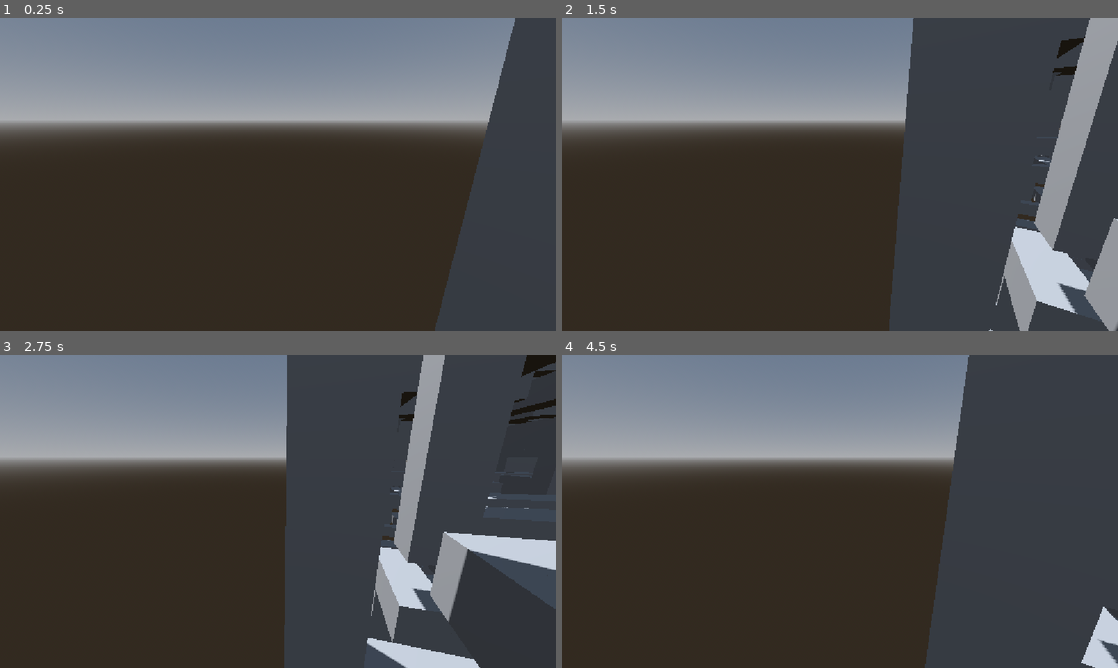
Above: before the commit, frames 1-4 (two rows, left to right).
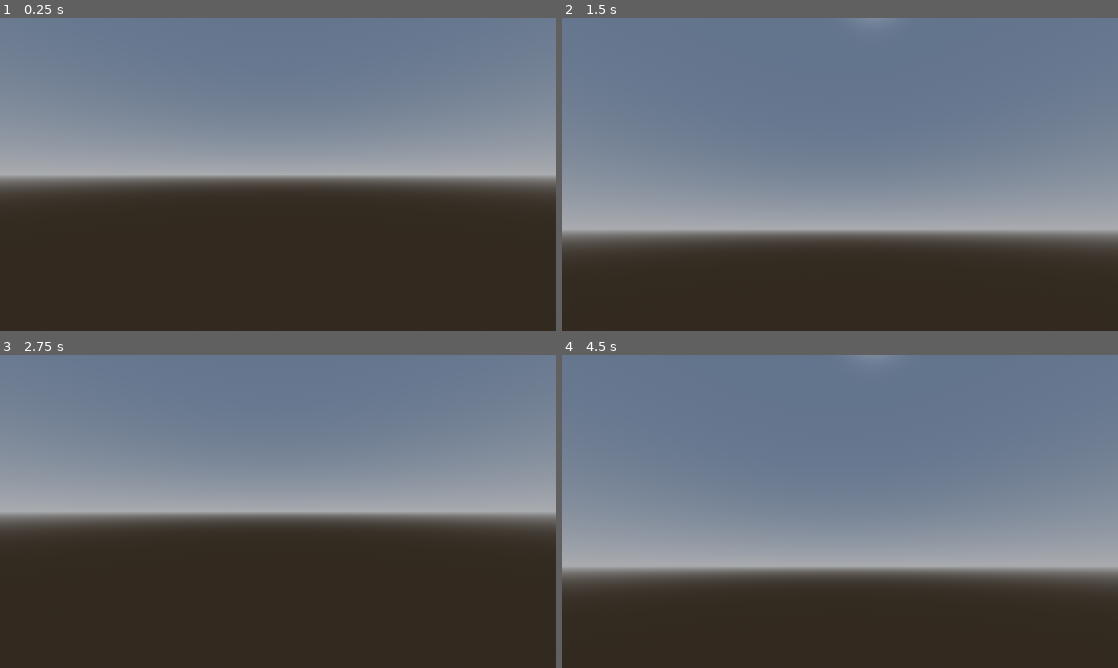
Above: after the commit, the same moments.

Repository: coopermeade-hash/Wall-Crawler
Game: Godot game, scene res://Scenes/game.tscn
Two runs of this game, one before a commit and one after it. Both use one fixed random seed, a clock stepped at 60 frames per second and the inputs below.
Inputs:
- Up to frame 1 (0.25 s): no input
- Up to frame 2 (1.5 s): tap Enter at 0.5 s; hold Right (ui_right) 0.53-1.28 s; hold Page Down (look_down, bound only after the commit) 0.53-1.28 s; tap Page Up (look_up, bound only after the commit) at 0.8, 1.35 s; tap Space at 1.25 s; hold Down (ui_down) from 1.28 s (still down)
- Up to frame 3 (2.75 s): tap Page Down (look_down, bound only after the commit) at 1.55 s; tap Enter at 2 s; release Down (ui_down) at 2.03 s; hold Right (ui_right) from 2.03 s (still down); hold Page Down (look_down, bound only after the commit) from 2.03 s (still down); tap Page Up (look_up, bound only after the commit) at 2.3 s
- Up to frame 4 (4.5 s): tap Space at 2.75, 4.25 s; release Right (ui_right) at 2.78 s; release Page Down (look_down, bound only after the commit) at 2.78 s; hold Up (ui_up) 2.78-3.53 s; tap Page Up (look_up, bound only after the commit) at 2.85, 3.8, 4.35 s; tap Page Down (look_down, bound only after the commit) at 3.05 s; tap Enter at 3.5 s; hold Page Down (look_down, bound only after the commit) 3.53-4.28 s; hold Left (ui_left) from 3.53 s (still down)

The runs differ from the first frame. In frame 1, 44% of the frame differs, in the area x 0-100%, y 0-100%; in frame 2, 73%; in frame 3, 61%; in frame 4, 71%.

Commit message:
Added some comments

Diff:
--- a/wall-crawler/Scenes/Map/WorldGen/world_gen.gd
+++ b/wall-crawler/Scenes/Map/WorldGen/world_gen.gd
@@ -1,4 +1,9 @@
 class_name WorldGen extends Node
+
+"""READ ME:
+	This only applies to generating the map. I feel like populating the map randomly,
+	or messing with it programaticly should be done in grid_map.gd
+"""
 
 #The WIDTH, HEIGHT, and LENGTH of the maze. Constants are in caps.
 const WIDTH = 32
--- a/wall-crawler/Scenes/Player.gd
+++ b/wall-crawler/Scenes/Player.gd
@@ -1,12 +1,21 @@
 extends Node3D
 
+@onready var camera = $Camera3D
 
 func _input(event: InputEvent) -> void:
-	if event.is_action_pressed("ui_left"):
+
+	if event.is_action_pressed("turn_left"):
 		rotation_degrees.y += 15
-	elif event.is_action_pressed("ui_right"):
+	elif event.is_action_pressed("turn_right"):
 		rotation_degrees.y -= 15
-	if event.is_action_pressed("ui_up"):
-		position += basis * Vector3.FORWARD
-	if event.is_action_pressed("ui_down"):
-		position += basis * Vector3.BACK
+	elif event.is_action_pressed("look_up"):
+		camera.rotation_degrees.x += 15
+		camera.rotation_degrees.x = clamp(camera.rotation_degrees.x, -90, 90)
+	elif event.is_action_pressed("look_down"):
+		camera.rotation_degrees.x -= 15
+		camera.rotation_degrees.x = clamp(camera.rotation_degrees.x, -90, 90)
+
+	if event.is_action_pressed("move_forward"):
+		position += (self.basis * Vector3.FORWARD).normalized()
+	elif event.is_action_pressed("move_backward"):
+		position += (self.basis * Vector3.BACK).normalized()
--- a/wall-crawler/Scenes/game.tscn
+++ b/wall-crawler/Scenes/game.tscn
@@ -33,5 +33,5 @@
 script = ExtResource("3_wowpa")
 
 [node name="Camera3D" type="Camera3D" parent="Node3D" unique_id=1491092617]
-transform = Transform3D(0.70710677, 0.18301268, -0.68301266, 0, 0.96592575, 0.25881904, 0.70710677, -0.18301268, 0.68301266, 0, 0, 0)
+transform = Transform3D(0.99999994, 0, 0, 0, 0.9999999, 0, 0, 0, 0.99999994, 0, 0, 0)
 current = true
--- a/wall-crawler/project.godot
+++ b/wall-crawler/project.godot
@@ -20,6 +20,39 @@
 window/stretch/mode="canvas_items"
 window/stretch/aspect="expand"
 
+[input]
+
+move_forward={
+"deadzone": 0.2,
+"events": [Object(InputEventKey,"resource_local_to_scene":false,"resource_name":"","device":-1,"window_id":0,"alt_pressed":false,"shift_pressed":false,"ctrl_pressed":false,"meta_pressed":false,"pressed":false,"keycode":0,"physical_keycode":87,"key_label":0,"unicode":119,"location":0,"echo":false,"script":null)
+]
+}
+move_backward={
+"deadzone": 0.2,
+"events": [Object(InputEventKey,"resource_local_to_scene":false,"resource_name":"","device":-1,"window_id":0,"alt_pressed":false,"shift_pressed":false,"ctrl_pressed":false,"meta_pressed":false,"pressed":false,"keycode":0,"physical_keycode":83,"key_label":0,"unicode":115,"location":0,"echo":false,"script":null)
+]
+}
+turn_left={
+"deadzone": 0.2,
+"events": [Object(InputEventKey,"resource_local_to_scene":false,"resource_name":"","device":-1,"window_id":0,"alt_pressed":false,"shift_pressed":false,"ctrl_pressed":false,"meta_pressed":false,"pressed":false,"keycode":0,"physical_keycode":4194319,"key_label":0,"unicode":0,"location":0,"echo":false,"script":null)
+]
+}
+turn_right={
+"deadzone": 0.2,
+"events": [Object(InputEventKey,"resource_local_to_scene":false,"resource_name":"","device":-1,"window_id":0,"alt_pressed":false,"shift_pressed":false,"ctrl_pressed":false,"meta_pressed":false,"pressed":false,"keycode":0,"physical_keycode":4194321,"key_label":0,"unicode":0,"location":0,"echo":false,"script":null)
+]
+}
+look_up={
+"deadzone": 0.2,
+"events": [Object(InputEventKey,"resource_local_to_scene":false,"resource_name":"","device":-1,"window_id":0,"alt_pressed":false,"shift_pressed":false,"ctrl_pressed":false,"meta_pressed":false,"pressed":false,"keycode":0,"physical_keycode":4194323,"key_label":0,"unicode":0,"location":0,"echo":false,"script":null)
+]
+}
+look_down={
+"deadzone": 0.2,
+"events": [Object(InputEventKey,"resource_local_to_scene":false,"resource_name":"","device":-1,"window_id":0,"alt_pressed":false,"shift_pressed":false,"ctrl_pressed":false,"meta_pressed":false,"pressed":false,"keycode":0,"physical_keycode":4194324,"key_label":0,"unicode":0,"location":0,"echo":false,"script":null)
+]
+}
+
 [physics]
 
 3d/physics_engine="Jolt Physics"
